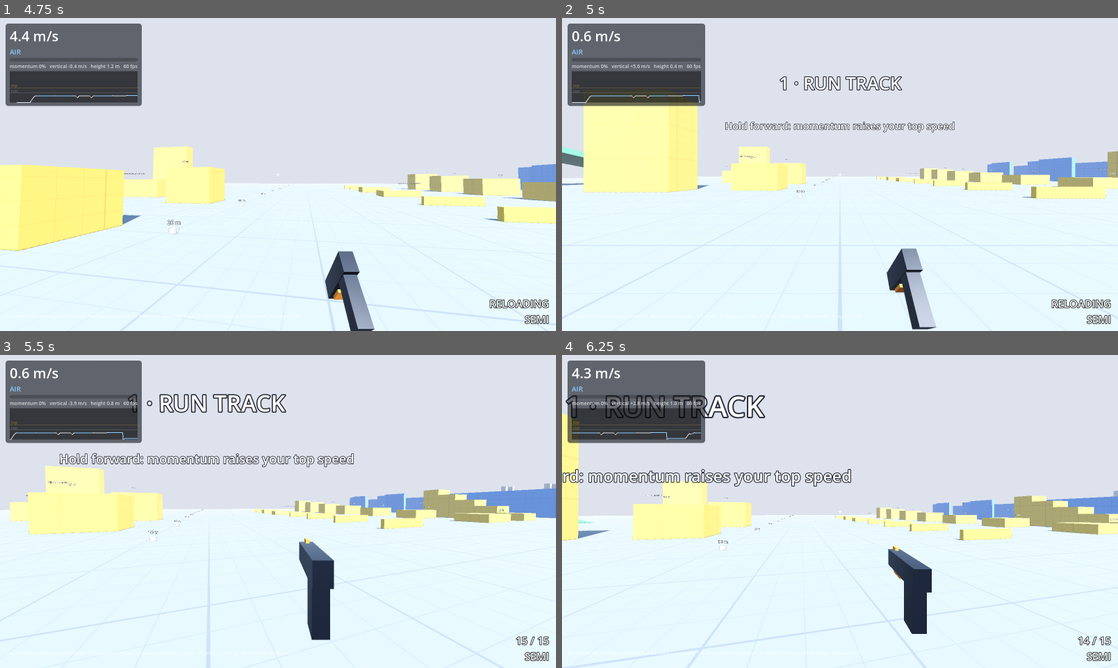
Above: before the commit, frames 1-4 (two rows, left to right).
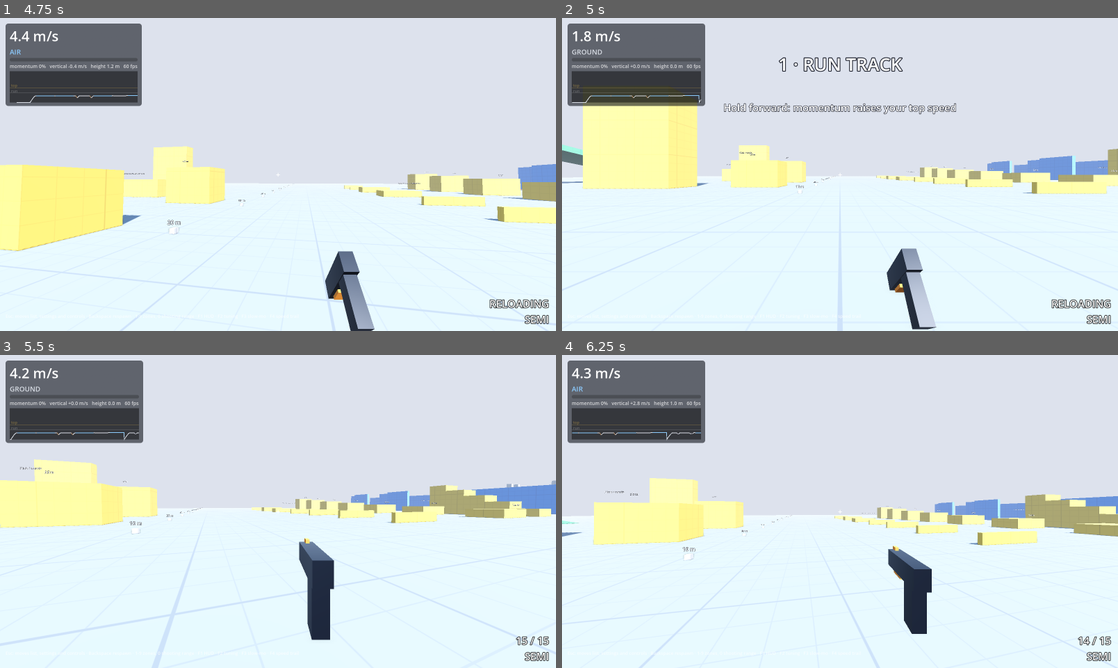
Above: after the commit, the same moments.

Repository: daxtinenichols/trickshot
Game: Godot game, scene res://levels/sandbox.tscn
Same seed, same stepped clock (60 frames per second), same inputs: the game is played once before the commit and once after it.
Inputs (mouse positions are in pixels of both pictures, inside the frame that each line leads up to):
- Up to frame 1 (4.75 s): tap Enter at 0.5 s; move the mouse to (305, 174) at 0.52 s; hold Right mouse button (aim) 0.53-1.28 s; hold W (move_forward) from 0.53 s (still down); click (305, 174) at 0.67 s; tap Space (jump) at 0.77, 1.07, 1.52, 1.82, 3.02, 3.32, 4.35, 4.52 s; tap Ctrl (crouch) at 0.8, 1.35 s; move the mouse to (250, 174) at 1.27 s; click (250, 174) at 1.55 s; move the mouse to (289, 168) at 2.02 s; press the mouse at (289, 168) at 2.03 s; tap Z (prone) at 2.3, 2.85 s; move the mouse to (272, 180) at 2.77 s; release the mouse at (272, 180) at 2.78 s; click (272, 180) at 2.92 s; tap E at 3.05, 3.6 s; move the mouse to (316, 177) at 3.52 s; hold Space (jump) 3.53-4.28 s; click (316, 177) at 3.67 s; tap R (reload) at 4.15 s; move the mouse to (233, 171) at 4.27 s; click (233, 171) at 4.42 s; right-click (233, 171) at 4.55 s
- Up to frame 2 (5 s): keep holding W (move_forward); tap Space (jump) at 4.82 s; tap Backspace (reset) at 4.9 s
- Up to frame 3 (5.5 s): keep holding W (move_forward); move the mouse to (283, 511) at 5.02 s; hold Right mouse button (aim) from 5.03 s (still down); click (283, 511) at 5.17 s; tap Ctrl (crouch) at 5.3 s
- Up to frame 4 (6.25 s): move the mouse to (817, 505) at 5.77 s; release W (move_forward) at 5.78 s; release Right mouse button (aim) at 5.78 s; hold D (move_right) from 5.78 s (still down); tap Ctrl (crouch) at 5.85 s; tap Space (jump) at 6.02 s; click (817, 505) at 6.05 s

Frame 1 is identical in both runs. In frame 2, 4.6% of the frame differs, in the area x 0-100%, y 4-96%; in frame 3, 7.8%; in frame 4, 8.1%, in the area x 0-100%, y 12-100%.

Commit message:
Fix move-transition edge cases found in review
- Landing short (crouched/diving) under a low ceiling stays crouched
  instead of standing up into it; rolls under something low end crouched.
- A dive ends when it turns into a wallrun, vault or mantle.
- Respawn clears air rotation, auto-turn and the jump buffer.
- Pop-up slide from a prone slide starts with fresh friction.
- Jumping to get up from prone no longer also jumps.
- Hold-crouch prone needs 0.45 s of actually standing still crouched.
- Crash only after a flip was started (looking straight down to aim on a
  drop is safe).
- The click that recaptures the mouse doesn't fire or aim.
- Menu, zone and debug inputs and the mouse wheel can't be rebound onto.
- Tuning panel leaves player settings (sensitivity, FOV) alone.

Co-Authored-By: Claude Opus 5.5 (1M context) <noreply@anthropic.com>
Claude-Session: https://claude.ai/code/session_011hg9Kk5Vd2Ayb5Vtmyg1qs

Diff:
--- a/autoload/settings.gd
+++ b/autoload/settings.gd
@@ -81,10 +81,28 @@
 	if pad:
 		if ev is InputEventJoypadMotion:
 			return absf((ev as InputEventJoypadMotion).axis_value) >= 0.5
-		return ev is InputEventJoypadButton
+		return ev is InputEventJoypadButton and not _is_reserved(_normalize(ev))
 	if ev is InputEventKey:
-		return (ev as InputEventKey).physical_keycode != KEY_ESCAPE
-	return ev is InputEventMouseButton
+		return not _is_reserved(_normalize(ev))
+	if ev is InputEventMouseButton:
+		# Wheel "presses" arrive and release in one frame; held actions miss them.
+		var b := (ev as InputEventMouseButton).button_index
+		return b not in [MOUSE_BUTTON_WHEEL_UP, MOUSE_BUTTON_WHEEL_DOWN, MOUSE_BUTTON_WHEEL_LEFT, MOUSE_BUTTON_WHEEL_RIGHT]
+	return false
+
+
+## Inputs owned by actions players can't rebind (menu, zones, debug keys).
+static func _is_reserved(ev: InputEvent) -> bool:
+	var rebindable := {}
+	for pair: Array in REBINDABLE:
+		rebindable[pair[0]] = true
+	for action in InputMap.get_actions():
+		if rebindable.has(String(action)) or String(action).begins_with("ui_"):
+			continue
+		for existing in InputMap.action_get_events(action):
+			if _same_input(existing, ev):
+				return true
+	return false
 
 
 ## The event in an action's keyboard/mouse or controller slot (or null).
--- a/player/player.gd
+++ b/player/player.gd
@@ -58,6 +58,8 @@
 var _crouch_shape: CapsuleShape3D
 var _prone_shape: CapsuleShape3D
 var _crouch_hold := 0.0
+## Time spent crouched, holding crouch and standing still (-> prone).
+var _crouch_still := 0.0
 var _diving := false
 # Rotation done in the air since takeoff (radians, unwrapped).
 var _air_yaw := 0.0
@@ -257,6 +259,7 @@
 	var from := state
 	state = to
 	state_time = 0.0
+	_crouch_still = 0.0
 	if to == State.AIR:
 		_air_yaw = 0.0
 		_air_pitch = 0.0
@@ -264,6 +267,8 @@
 		_flips_done = 0
 	elif from == State.AIR:
 		_settle_pitch()
+		# A dive ends when you touch anything (landing reads it before this).
+		_diving = false
 	state_changed.emit(from, to)
 
 
@@ -273,8 +278,10 @@
 
 
 ## Upside down or tipped too far to land on your feet?
+## Only counts once a flip was actually started (90+ degrees of rotation in
+## this air time), so looking straight down to aim while dropping is safe.
 func _landing_crashed() -> bool:
-	return absf(wrapf(pitch, -PI, PI)) > deg_to_rad(tuning.crash_pitch)
+	return absf(_air_pitch) >= deg_to_rad(90.0) and absf(wrapf(pitch, -PI, PI)) > deg_to_rad(tuning.crash_pitch)
 
 
 func _check_air_rotation() -> void:
@@ -347,6 +354,12 @@
 # ---------------------------------------------------------------- ground
 
 func _tick_ground(f: InputFrame, wish: Vector3, delta: float) -> void:
+	# Arrived on the ground short (crouched, prone, diving) under something
+	# low: stay crouched instead of standing up into it.
+	if _height < tuning.stand_height - 0.01 and not _can_stand():
+		_change_state(State.CROUCH)
+		_tick_crouch(f, wish, delta)
+		return
 	_set_height(tuning.stand_height)
 	if _jump_buffer <= tuning.jump_buffer:
 		if _try_obstacle(f, true):
@@ -406,9 +419,12 @@
 		return
 	# Holding crouch while standing still (no move input) goes prone, so
 	# crouch-walking never drops you by accident.
-	var held_still := _crouch_hold >= tuning.prone_hold_time and f.move.length() < 0.1 and horizontal_speed() < 0.5
+	var still := f.crouch_held and _crouch_hold >= 0.0 and f.move.length() < 0.1 and horizontal_speed() < 0.5
+	_crouch_still = _crouch_still + delta if still else 0.0
+	var held_still := _crouch_still >= tuning.prone_hold_time
 	if f.prone_pressed or held_still:
 		_crouch_hold = -999.0
+		_crouch_still = 0.0
 		_change_state(State.PRONE)
 		return
 	if f.kick_pressed:
@@ -596,11 +612,13 @@
 	if not is_on_floor():
 		_change_state(State.AIR)
 		return
-	if state_time >= tuning.roll_time and _can_stand():
+	if state_time >= tuning.roll_time:
 		if f.crouch_held and horizontal_speed() >= tuning.slide_min_speed:
 			_start_slide()
+		elif _can_stand():
+			_change_state(State.GROUND)
 		else:
-			_change_state(State.GROUND)
+			_change_state(State.CROUCH)  # rolled under something low
 
 
 func _start_stun() -> void:
@@ -629,6 +647,7 @@
 	if (not holding or f.jump_pressed) and _shape_fits(_crouch_shape, global_position):
 		_set_height(tuning.crouch_height)
 		_crouch_hold = -999.0
+		_jump_buffer = 999.0  # the jump that got you up isn't also a jump
 		_change_state(State.CROUCH)
 		if not f.crouch_held and _can_stand():
 			_set_height(tuning.stand_height)
@@ -663,6 +682,7 @@
 	var holding := f.prone_held or f.crouch_held
 	if (f.jump_pressed or not holding) and _shape_fits(_crouch_shape, global_position):
 		_set_height(tuning.crouch_height)
+		_slide_flat_time = 0.0
 		_change_state(State.SLIDE if horizontal_speed() >= tuning.slide_min_speed else State.CROUCH)
 		return
 	velocity = MovementMath.apply_friction(velocity, tuning.prone_slide_friction, 0.0, delta)
@@ -1168,6 +1188,13 @@
 	pitch = 0.0
 	_kick_pitch = 0.0
 	_kick_yaw = 0.0
+	_air_yaw = 0.0
+	_air_pitch = 0.0
+	_spins_done = 0
+	_flips_done = 0
+	_turn_left = 0.0
+	_jump_buffer = 999.0
+	state_time = 0.0
 	respawned.emit()
 
 
--- a/tests/test_player_moves.gd
+++ b/tests/test_player_moves.gd
@@ -723,3 +723,60 @@
 		p._look(0.0, total / steps)
 		await w.step(1)
 	check(&"backflip" in w.tricks_seen, "a committed 245 deg flick flips (air pitch %.0f deg)" % rad_to_deg(p.air_rotation().y))
+
+
+# ------------------------------------------------------------------ regressions (review findings)
+
+func test_landing_crouched_under_low_ceiling_stays_crouched() -> void:
+	w.add_floor()
+	# Ceiling at 1.3 m: crouch (1.0) fits, standing (1.8) doesn't.
+	w.add_box(Vector3(0, 1.8, 0), Vector3(6, 1.0, 6))
+	var p := w.spawn_player(Vector3(0, 0.3, 0))
+	p._set_height(p.tuning.crouch_height)
+	await w.step(30)
+	check(p.state == Player.State.CROUCH, "stays crouched under the ceiling (%s)" % Player.State.keys()[p.state])
+	check_near(p._height, p.tuning.crouch_height, 0.01, "crouch height kept")
+	check(p.global_position.y < 0.2, "not pushed through the ceiling (y %.2f)" % p.global_position.y)
+
+
+func test_dive_ends_when_you_touch_a_wall() -> void:
+	var p := await _airborne(3.0)
+	p._diving = true
+	p._change_state(Player.State.WALLRUN)
+	check(not p._diving, "dive flag cleared when the dive turns into something else")
+
+
+func test_respawn_clears_air_rotation() -> void:
+	var p := await _airborne(30.0)
+	for i in 10:
+		p._look(deg_to_rad(30.0), 0.0)
+		await w.step(1)
+	p.respawn()
+	await w.step(1)
+	p._look(deg_to_rad(70.0), 0.0)
+	await w.step(1)
+	check(not (&"spin_360" in w.tricks_seen), "spin before respawning doesn't carry over")
+
+
+func test_crouch_held_through_slide_doesnt_drop_prone_instantly() -> void:
+	w.add_floor()
+	var p := await _settle()
+	await _run_to(7.0)
+	var crouch := InputFrame.make(Vector2.ZERO, false, true)
+	await w.step(1, crouch)
+	crouch.crouch_pressed = false
+	var stopped := await w.step_until(func() -> bool: return p.state == Player.State.CROUCH, 240, crouch)
+	check(stopped, "slide ends in a crouch")
+	await w.step_until(func() -> bool: return p.horizontal_speed() < 0.5 or p.state != Player.State.CROUCH, 120, crouch)
+	await w.step(3, crouch)
+	check(p.state == Player.State.CROUCH, "doesn't drop prone the moment you stop (%s)" % Player.State.keys()[p.state])
+	await w.step(int(p.tuning.prone_hold_time * 60.0) + 5, crouch)
+	check(p.state == Player.State.PRONE, "keeps holding still: goes prone")
+
+
+func test_looking_down_while_falling_is_not_a_crash() -> void:
+	var p := await _airborne(4.0)
+	p.pitch = deg_to_rad(-89.0)
+	p._look(0.0, deg_to_rad(-15.0))  # past straight down, aiming below
+	await w.step_until(func() -> bool: return p.state != Player.State.AIR, 120)
+	check(p.state != Player.State.STUN, "aiming down on a drop lands normally")
--- a/tests/test_settings.gd
+++ b/tests/test_settings.gd
@@ -147,3 +147,17 @@
 	check(text == "Space / A to jump, Z / D-pad down to dive", "placeholders filled (%s)" % text)
 	Settings.rebind("jump", _key(KEY_J))
 	check(MovesGuide.describe("{jump}").begins_with("J"), "follows rebinding")
+
+
+func test_menu_and_debug_inputs_are_reserved() -> void:
+	check(not GameSettings.is_bindable(_pad(JOY_BUTTON_START), true), "Start opens the menu")
+	check(not GameSettings.is_bindable(_key(KEY_F1), false), "F1 is the HUD toggle")
+	check(not GameSettings.is_bindable(_key(KEY_1), false), "1 is a zone key")
+	var wheel := InputEventMouseButton.new()
+	wheel.button_index = MOUSE_BUTTON_WHEEL_UP
+	wheel.pressed = true
+	check(not GameSettings.is_bindable(wheel, false), "mouse wheel can't be held")
+	var m4 := InputEventMouseButton.new()
+	m4.button_index = MOUSE_BUTTON_XBUTTON1
+	m4.pressed = true
+	check(GameSettings.is_bindable(m4, false), "mouse 4 is fine")
--- a/ui/tuning_panel.gd
+++ b/ui/tuning_panel.gd
@@ -13,6 +13,10 @@
 var _list: VBoxContainer
 var _status: Label
 var _rows := {}
+
+## Tuning fields that are really player preferences (Esc menu > Settings).
+## Hidden here, and never baked into project defaults.
+const PLAYER_SETTINGS := [&"mouse_sensitivity", &"gamepad_look_speed", &"base_fov"]
 var _mouse_was_captured := false
 
 
@@ -64,6 +68,7 @@
 		var saved := ResourceLoader.load(USER_PATH, "", ResourceLoader.CACHE_MODE_IGNORE) as MovementTuning
 		if saved != null:
 			copy_tuning(saved, player.tuning)
+			Settings.apply_to(player)
 			_status.text = "Loaded your saved tuning."
 	_build_rows()
 
@@ -101,6 +106,8 @@
 			continue
 		if not (prop.usage & PROPERTY_USAGE_SCRIPT_VARIABLE):
 			continue
+		if prop.name in PLAYER_SETTINGS:
+			continue  # set per player in the Esc menu
 		match prop.type:
 			TYPE_FLOAT, TYPE_INT:
 				_add_slider(prop)
@@ -181,12 +188,16 @@
 
 func _save_defaults() -> void:
 	var copy: MovementTuning = player.tuning.duplicate()
+	var fresh := MovementTuning.new()
+	for pname: StringName in PLAYER_SETTINGS:
+		copy.set(pname, fresh.get(pname))
 	var err := ResourceSaver.save(copy, DEFAULTS_PATH)
 	_status.text = "Wrote project defaults; commit player/default_tuning.tres." if err == OK else "Save failed (error %d)." % err
 
 
 func _reset() -> void:
 	copy_tuning(MovementTuning.new(), player.tuning)
+	Settings.apply_to(player)
 	if ResourceLoader.exists(USER_PATH):
 		DirAccess.remove_absolute(ProjectSettings.globalize_path(USER_PATH))
 	_refresh()
--- a/weapons/pistol.gd
+++ b/weapons/pistol.gd
@@ -36,6 +36,7 @@
 var _reload_left := 0.0
 var _bloom := 0.0
 var _since_shot := 999.0
+var _await_release := false
 var _rng := RandomNumberGenerator.new()
 var _model: Node3D
 var _kick := 0.0
@@ -80,8 +81,15 @@
 	if player:
 		use_device_input = player.use_device_input
 	if use_device_input:
-		# A click that recaptures the mouse shouldn't also fire.
+		# A click that recaptures the mouse shouldn't also fire: after the
+		# mouse comes back, fire and aim wait until both are let go once.
 		var live := player == null or player.is_mouse_captured()
+		var firing := Input.is_action_pressed("fire") or Input.is_action_pressed("aim")
+		if not live:
+			_await_release = true
+		elif _await_release and not firing:
+			_await_release = false
+		live = live and not _await_release
 		trigger_held = live and Input.is_action_pressed("fire")
 		trigger_pressed = live and Input.is_action_just_pressed("fire")
 		aim_held = live and Input.is_action_pressed("aim")
